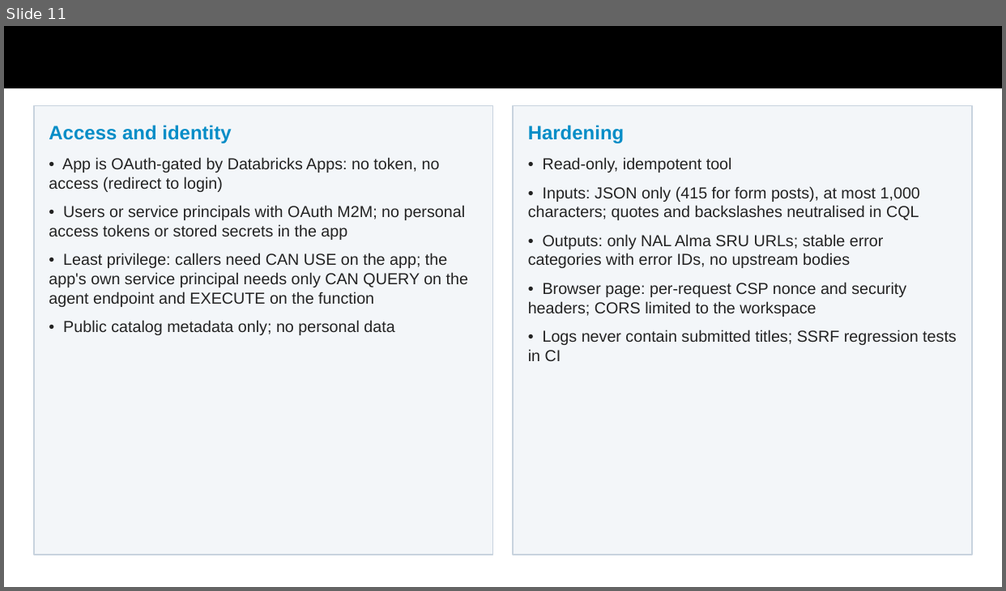
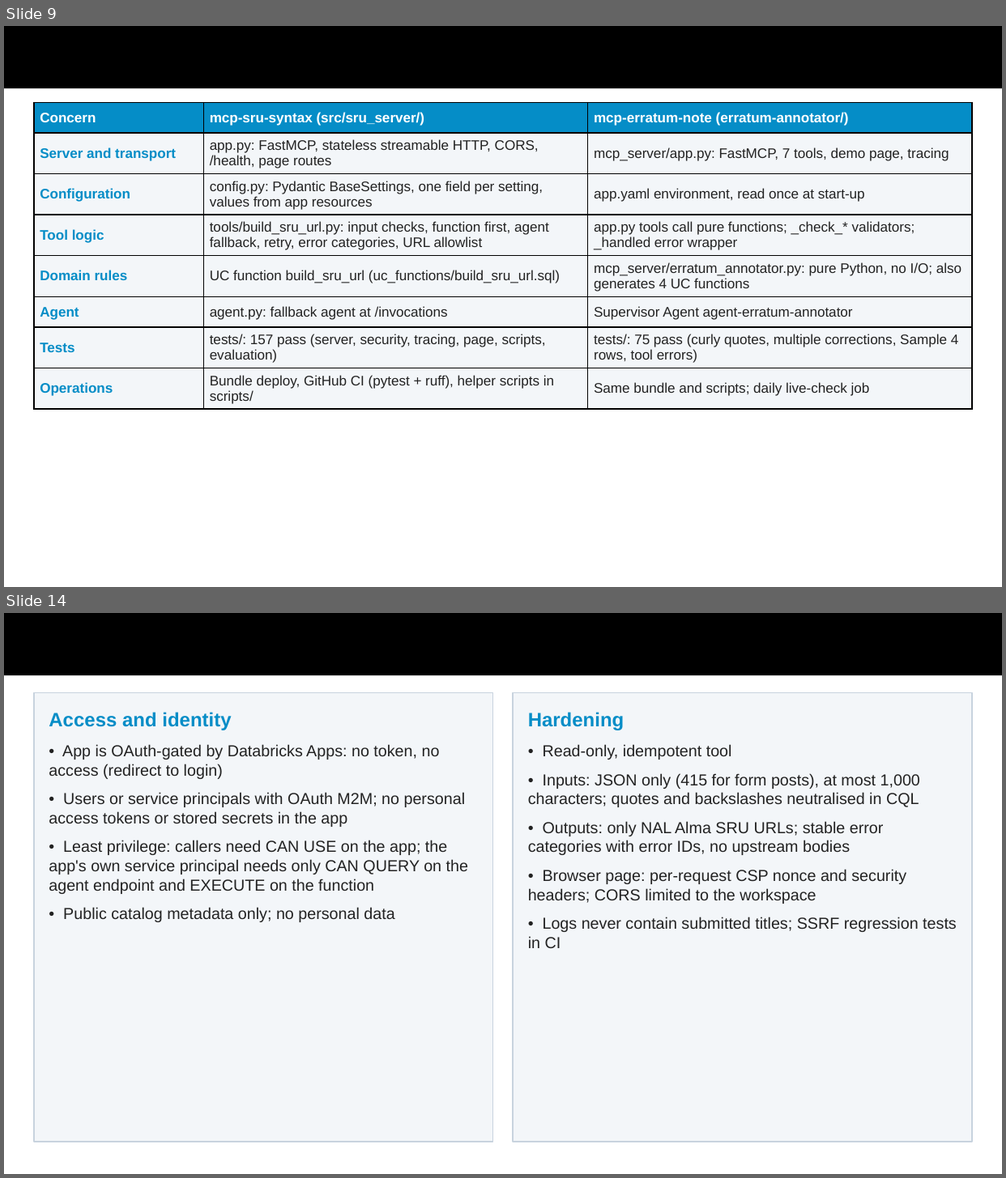
Before and after one commit to AmandaZXu-USDA/mcp-hackathon-demo-sru, a slide deck: submission/GSA-MCP-Hackathon-mcp-sru-syntax.pptx. Shown one above the other, each under a label of ours: slide 11 before the commit, slides 9 and 14 after it; the slides between them are not shown. The pictures are 1006x591 and 1006x1178 pixels, drawn with LibreOffice and Linux fonts; fonts in the diff are those of the drawing. Boxes give left, top, right and bottom in pixels: in the first picture for what was removed or moved away, otherwise in the second. Text is boxed around its words. In the diff, an @@ line names an element or a change of style, - is before the commit and + after.

Commit message:
Presentation refined to the judging criteria: 20 slides with a criteria map, code organization and agent-goal tool design slides, eight-layer evaluation setup, current numbers (157 + 75 tests, 142/142, 41/41) and the two-app Playground demo

```diff
--- a/submission/GSA-MCP-Hackathon-mcp-sru-syntax.pptx
+++ b/submission/GSA-MCP-Hackathon-mcp-sru-syntax.pptx
@@ slide 9 added at [4,26,1002,587], background #FFFFFF @@
@@ title added at [4,26,1002,89], fill #000000 @@
@@ table added at [34,103,972,522], 8 rows, 3 columns @@
+Concern | mcp-sru-syntax (src/sru_server/) | mcp-erratum-note (erratum-annotator/)
+Server and transport | app.py: FastMCP, stateless streamable HTTP, CORS, /health, page routes | mcp_server/app.py: FastMCP, 7 tools, demo page, tracing
+Configuration | config.py: Pydantic BaseSettings, one field per setting, values from app resources | app.yaml environment, read once at start-up
+Tool logic | tools/build_sru_url.py: input checks, function first, agent fallback, retry, error categories, URL allowlist | app.py tools call pure functions; _check_* validators; _handled error wrapper
+Domain rules | UC function build_sru_url (uc_functions/build_sru_url.sql) | mcp_server/erratum_annotator.py: pure Python, no I/O; also generates 4 UC functions
+Agent | agent.py: fallback agent at /invocations | Supervisor Agent agent-erratum-annotator
+Tests | tests/: 157 pass (server, security, tracing, page, scripts, evaluation) | tests/: 75 pass (curly quotes, multiple corrections, Sample 4 rows, tool errors)
+Operations | Bundle deploy, GitHub CI (pytest + ruff), helper scripts in scripts/ | Same bundle and scripts; daily live-check job
@@ what was slide 11 is now slide 14 @@
```
Also in this commit, not shown: 7 slides changed, 2 other slides added, 1 other file.
